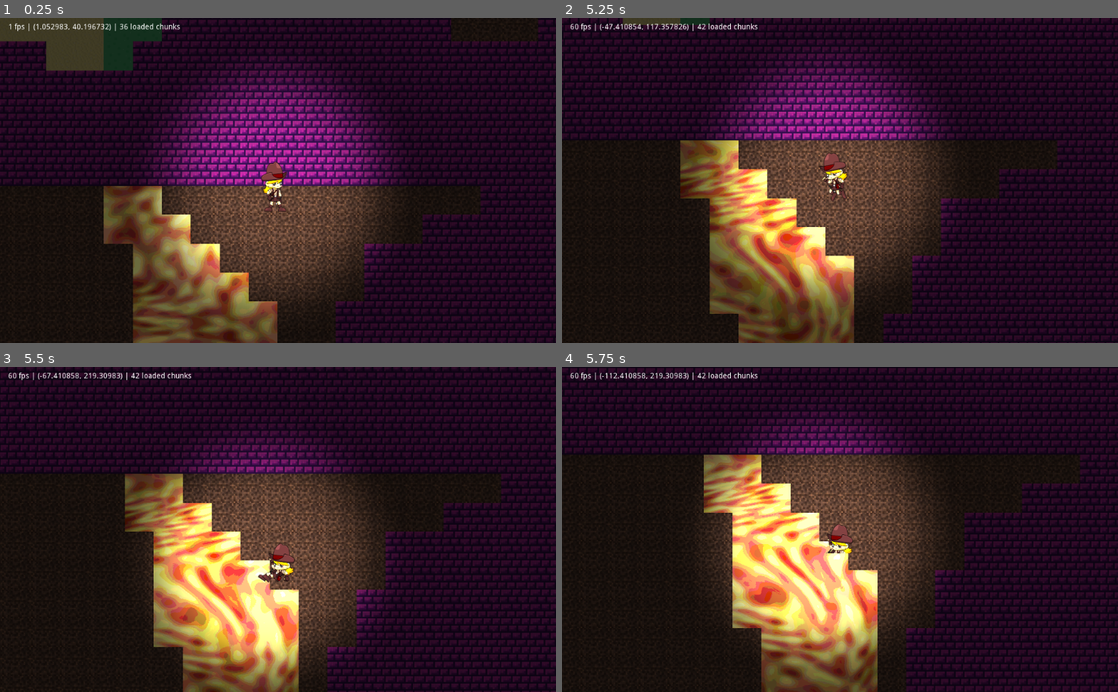
Above: before the commit, frames 1-4 (two rows, left to right).
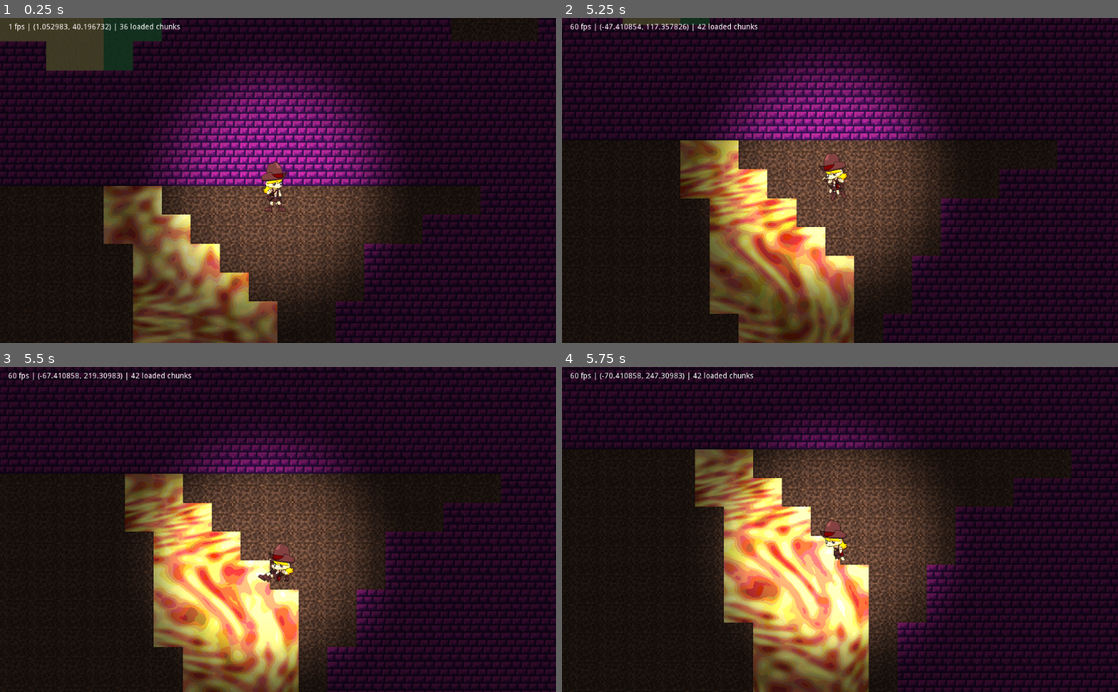
Above: after the commit, the same moments.

Repository: anhcraft/Dungeon
Game: Godot game, scene res://Main.tscn
The game is run twice, just before and just after one commit, with the same random seed, the same clock (stepped at 60 frames per second) and the same inputs.
Inputs:
- Up to frame 1 (0.25 s): no input
- Up to frame 2 (5.25 s): hold Right (ui_right) 0.53-1.28 s; hold Shift (player_slide) 0.53-1.28 s; tap Space (ui_select) at 0.77, 0.8, 1.07, 1.35, 1.52, 1.82, 2.3, 3.02, 3.32, 4.52, 4.82 s; hold Down (ui_down) 1.28-2.03 s; tap Shift (player_slide) at 1.55, 2.85, 4.35 s; hold Right (ui_right) 2.03-2.78 s; hold Shift (player_slide) 2.03-2.78 s; hold Up (ui_up) 2.78-3.53 s; hold Space (ui_select) 3.53-4.28 s; hold Left (ui_left) 3.53-5.03 s; hold Down (ui_down) from 5.03 s (still down); hold Shift (player_slide) from 5.03 s (still down)
- Up to frame 3 (5.5 s): keep holding Down (ui_down); keep holding Shift (player_slide); tap Space (ui_select) at 5.3 s
- Up to frame 4 (5.75 s): keep holding Down (ui_down); keep holding Shift (player_slide)

Frames 1-3 are identical in both runs. In frame 4, 30% of the frame differs, in the area x 0-100%, y 0-100%.

Commit message:
Prevent sliding or jumping in liquid

Diff:
--- a/entity/PlayerController.gd
+++ b/entity/PlayerController.gd
@@ -18,26 +18,26 @@
 func _physics_process(delta):
 	var speed = 200
 	var velocity = Vector2()
+	var b = $"/root/Player".spot_block
 
 	if $"/root/Player".spot_block != null:
 		var blocks = $"/root/Blocks"
-		var m = $"/root/Player".spot_block.material
-		$AnimatedSprite.material.set_shader_param("in_liquid", false)
+		var m = b.material
 		if m == blocks.SAND:
 			speed *= 0.8
 		elif m == blocks.WATER:
 			speed *= 0.4
-			$AnimatedSprite.material.set_shader_param("in_liquid", true)
 		elif m == blocks.LAVA:
 			speed *= 0.3
-			$AnimatedSprite.material.set_shader_param("in_liquid", true)
 
-		if $"/root/Player".spot_block.in_cave:
+		if b.in_cave:
 			$"../Ambient".color = Color(0.3, 0.3, 0.3);
 			$Flashlight.visible = true;
 		else:
 			$"../Ambient".color = Color(1.0, 1.0, 1.0);
 			$Flashlight.visible = false;
+
+		$AnimatedSprite.material.set_shader_param("in_liquid", b.is_liquid())
 
 	var now = OS.get_ticks_msec()
 
@@ -53,11 +53,11 @@
 		velocity.y = -speed
 	if Input.is_action_pressed("ui_down"):
 		velocity.y = speed
-	if Input.is_action_pressed("player_slide") && !jumping && !sliding:
+	if Input.is_action_pressed("player_slide") && !jumping && !sliding && !b.is_liquid():
 		sliding = true
 		slide_start = now
 		$AnimatedSprite.play("slide")
-	if Input.is_action_pressed("ui_select") && !jumping && !sliding:
+	if Input.is_action_pressed("ui_select") && !jumping && !sliding && !b.is_liquid():
 		jumping = true
 		jump_start = now
 		$AnimatedSprite.play("jump")
@@ -67,7 +67,7 @@
 		var x = elapsed/(jump_time * 0.5) - 1
 		velocity.y = speed * x * x * x * 5
 		z_index = 1 # avoid collision
-		if elapsed > jump_time:
+		if elapsed > jump_time || b.is_liquid():
 			z_index = 0
 			jumping = false
 			jump_start = now
@@ -76,7 +76,7 @@
 	elif sliding:
 		var elapsed = now - slide_start
 		velocity = speed * direction * 3
-		if elapsed > slide_time:
+		if elapsed > slide_time || b.is_liquid():
 			sliding = false
 			slide_start = now
 			$AnimatedSprite.play("default")
--- a/map/BlockData.gd
+++ b/map/BlockData.gd
@@ -2,3 +2,6 @@
 
 var material = 0
 var in_cave = false
+
+func is_liquid():
+	return material == Blocks.WATER ||  material == Blocks.LAVA
